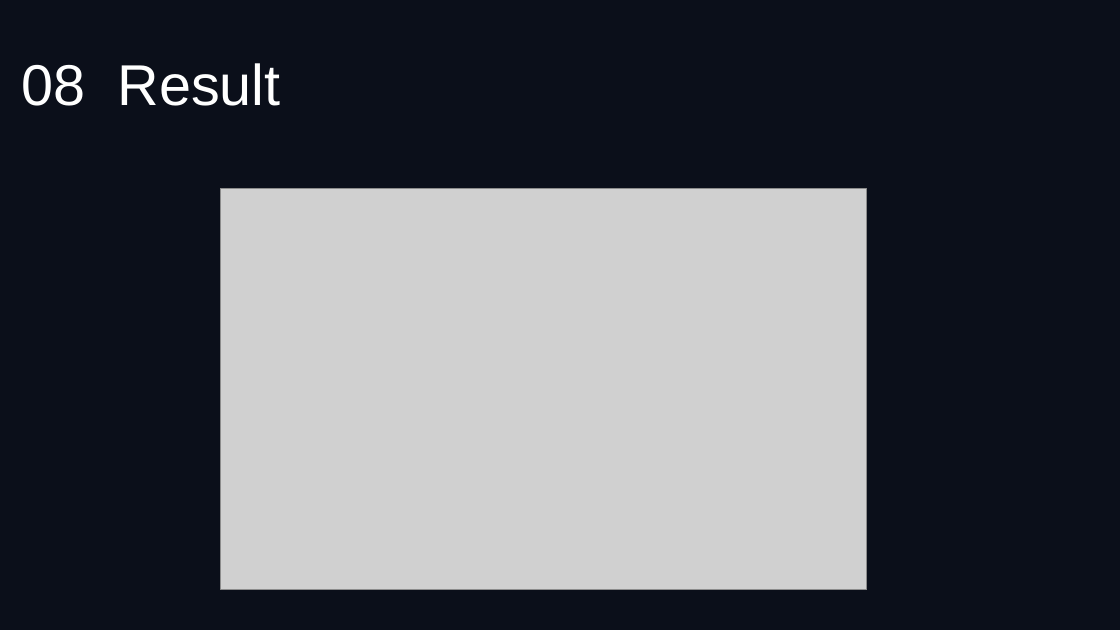
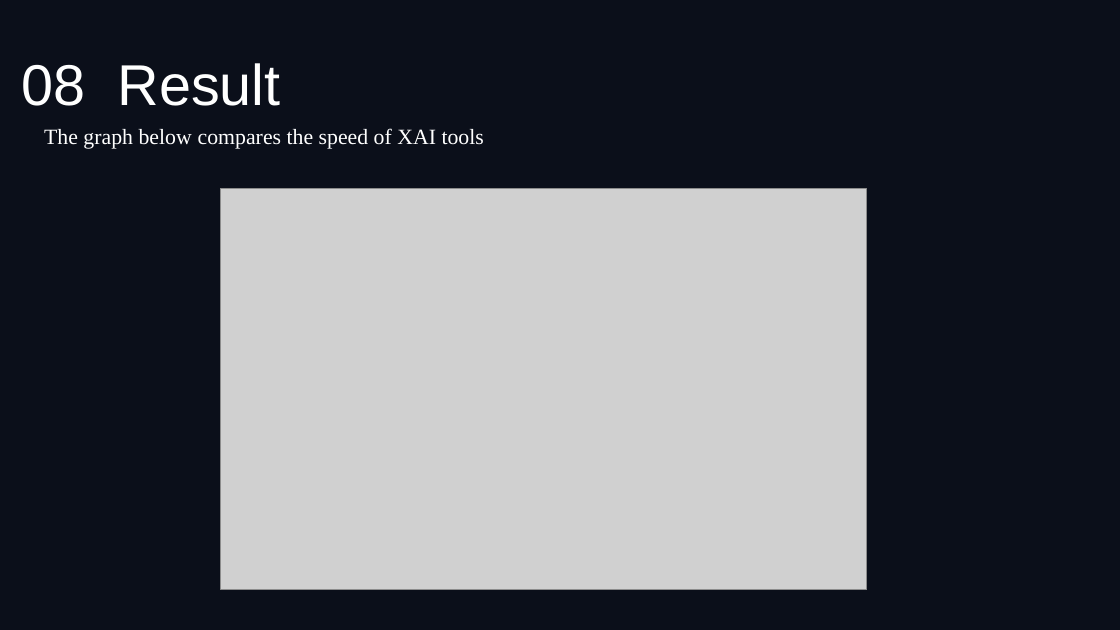
Before and after one commit to Anfal2004/XAI_M2, a slide deck: slide 4 of ST4CS_PPT.pptx (slide 3 before the commit). Drawn at 1120x630 pixels with LibreOffice and Linux fonts; fonts in the diff are those of the drawing; grey boxes stand for pictures; background and template pictures are left out. Boxes give left, top, right and bottom in pixels: in the first picture for what was removed or moved away, otherwise in the second. Text is boxed around its words. In the diff, an @@ line names an element or a change of style, - is before the commit and + after.

```diff
--- a/ST4CS_PPT.pptx
+++ b/ST4CS_PPT.pptx
@@ text added at (44, 128, 484, 149), 14 pt, text #FFFFFF @@
+The graph below compares the speed of XAI tools
```
Also in this commit, not shown: 1 other slide changed, 1 slide added.
